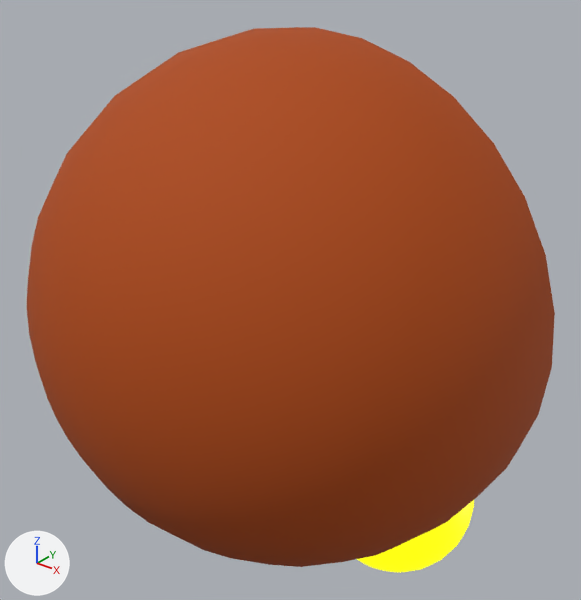
The OBJ model assets/models/rubio/high.obj, before and after one commit.
Before and after are seen from a camera (50 mm lens) standing at (1.75, -2.23, 1.36) and looking at (0.0, -0.04, 0.0). Lighting does not change. The marker at lower left points along +X, +Y and +Z. Where no turn or scale is listed for an object, it has been applied to the vertices.

Script lines for the objects in view, before the commit:
```python
mat_material_001 = principled_material('Material.001')
mat_material_001.base_color = (0.424, 0.0638, 0.0)  # brown #ae4700
mat_material_001.roughness = 0.85
me_eye_left = bpy.data.meshes.new('eye.left')
me_eye_left.from_pydata(...)  # a UV sphere (32 segments, 16 rings, poles along y) spanning x 0.2..0.8, y -0.3..0.3, z -1.0..-0.4
me_eye_left.materials.append(mat_material_003)  # dark yellow #6c6c00
me_shell = bpy.data.meshes.new('shell')
me_shell.from_pydata(...)  # 382 vertices, 760 faces; spans x -1.0..1.0, y -1.0..0.1, z -1.0..1.0
# faces by material slot: [596, 164]
me_shell.materials.append(mat_material_001)  # brown #ae4700
me_shell.materials.append(mat_material)  # white #e7e7e7
ob_eye_left = bpy.data.objects.new('eye.left', me_eye_left)
ob_eye_left.location = (0.0, 0.0, 0.0)
ob_shell = bpy.data.objects.new('shell', me_shell)
ob_shell.location = (0.0, 0.0, 0.0)
```
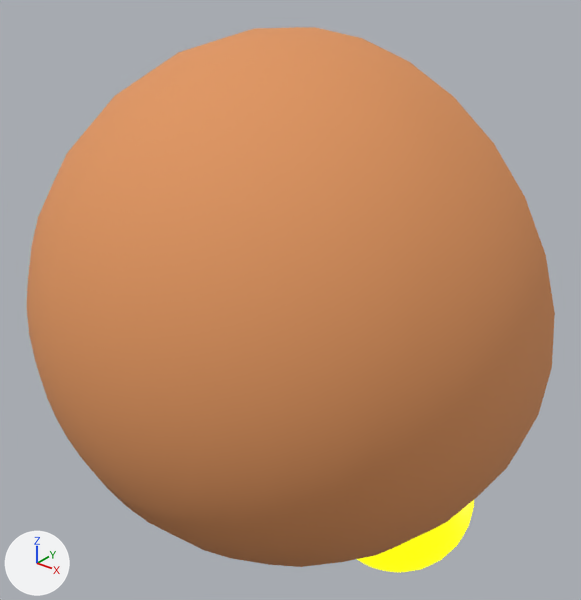
The newer file is also turned or shifted as a whole; pictures and numbers use the older file's frame.

Pixel boxes (x1, y1, x2, y2) of what changed, in the pictures (581 x 600 px):
'shell', recoloured (brown to orange)
    both: (27, 27, 555, 567)

The change, as a list of edits to the scene's bpy script:
```text
Change mat_material_001:
    mat_material_001.base_color: (0.424, 0.0638, 0.0) -> (0.75, 0.304, 0.113)  # brown #ae4700 -> orange #e1965e
```
